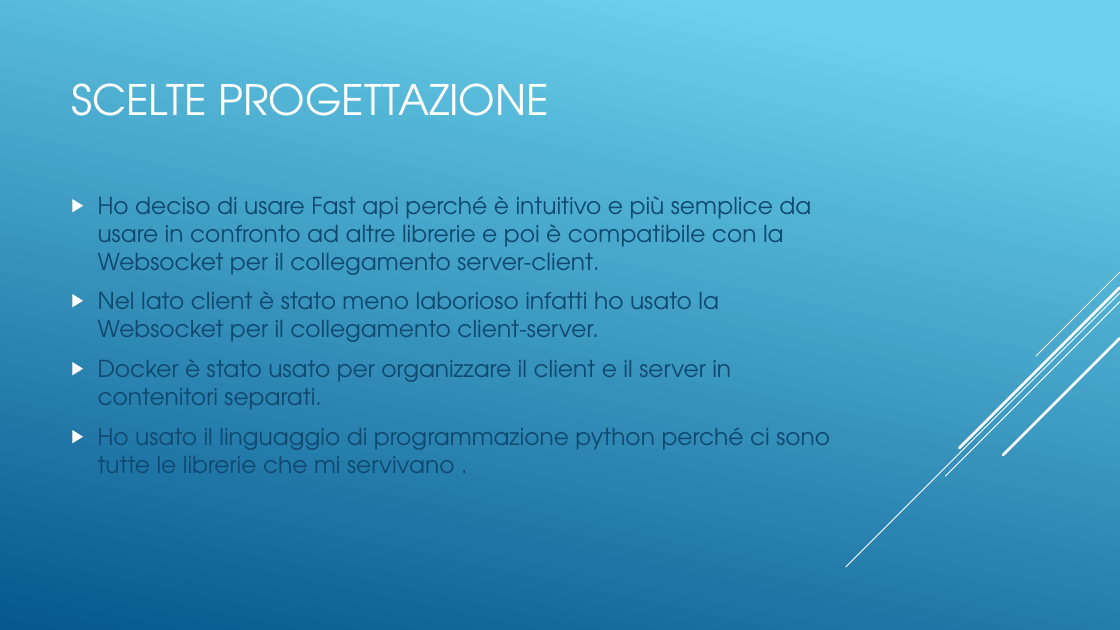
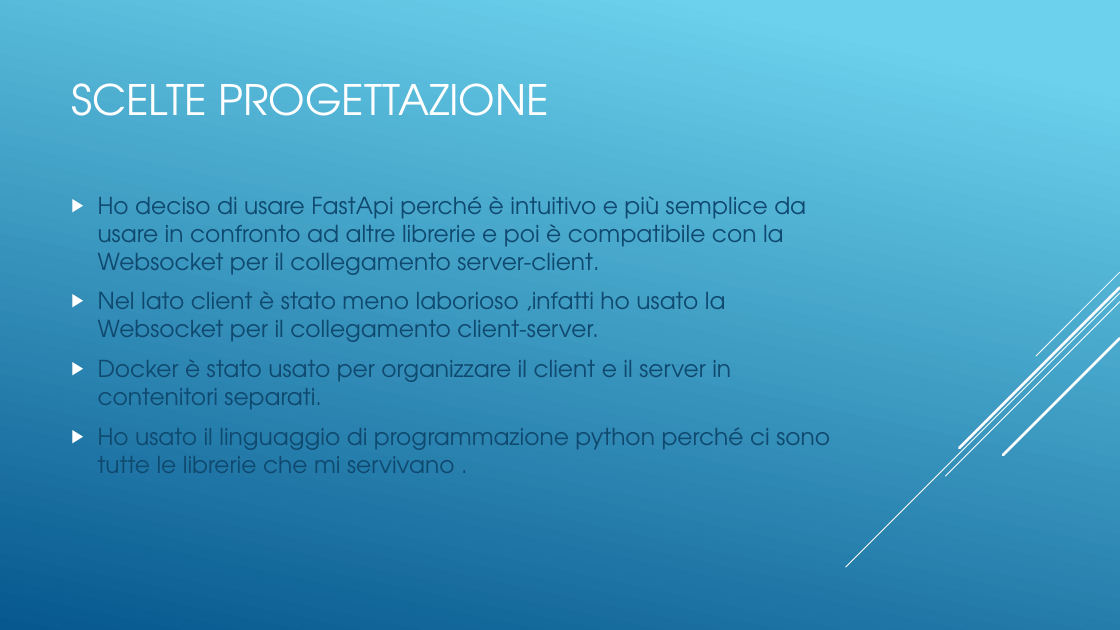
Before and after one commit to Nicola-Bernabe/Client-Server, a slide deck: slide 8 of Progetto Client-server.pptx. Drawn at 1120x630 pixels with LibreOffice and Linux fonts; fonts in the diff are those of the drawing. Boxes give left, top, right and bottom in pixels: in the first picture for what was removed or moved away, otherwise in the second. Text is boxed around its words. In the diff, an @@ line names an element or a change of style, - is before the commit and + after.

```diff
--- a/Progetto Client-server.pptx
+++ b/Progetto Client-server.pptx
@@ text at (98,196,806,342): text changed @@
-▶ Ho deciso di usare Fast api perché è intuitivo e più semplice da usare in confronto ad altre librerie e poi è compatibile con la Websocket per il collegamento server-client.
-▶ Nel lato client è stato meno laborioso infatti ho usato la Websocket per il collegamento client-server.
+▶ Ho deciso di usare FastApi perché è intuitivo e più semplice da usare in confronto ad altre librerie e poi è compatibile con la Websocket per il collegamento server-client.
+▶ Nel lato client è stato meno laborioso ,infatti ho usato la Websocket per il collegamento client-server.
```
Also in this commit, not shown: 2 other slides changed.
